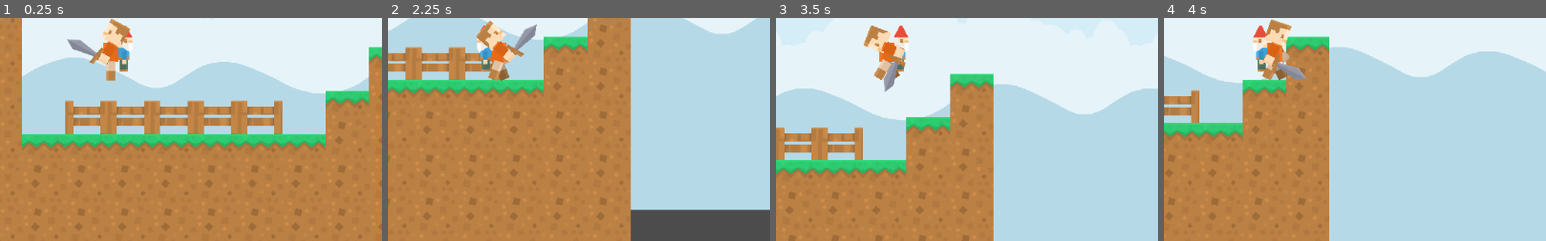
Above: before the commit, frames 1-4 (left to right).
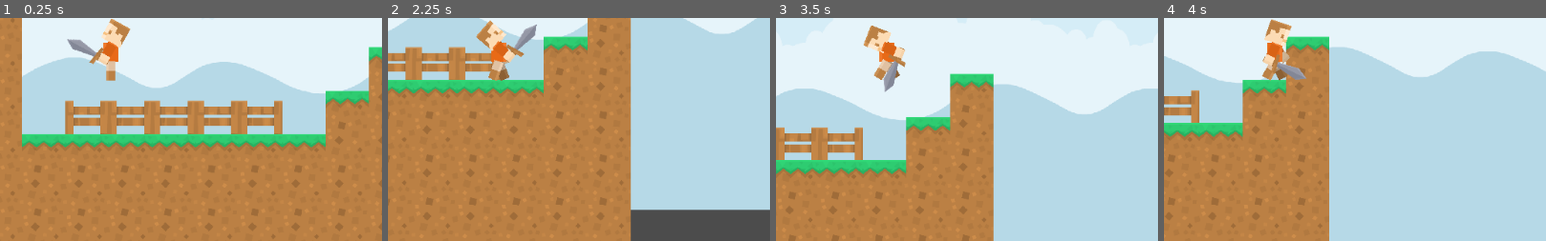
Above: after the commit, the same moments.

Repository: Kiel97/kenney-game-jam-2020
Game: Godot game, scene res://World.tscn
Same seed, same stepped clock (60 frames per second), same inputs: the game is played once before the commit and once after it.
Inputs (mouse positions are % of the whole screen's width and height, from its top left):
- Up to frame 1 (0.25 s): no input
- Up to frame 2 (2.25 s): move the mouse to (72, 45) at 0.52 s; hold D (right) 0.53-2.03 s; tap E (interact, bound only after the commit) at 0.6, 1.55, 2.1 s; tap Up (jump) at 0.77, 1.52 s; move the mouse to (30, 55) at 1.27 s; click (30, 55) at 1.35 s; move the mouse to (60, 28) at 2.02 s; hold Left (left) from 2.03 s (still down)
- Up to frame 3 (3.5 s): move the mouse to (45, 70) at 2.77 s; release Left (left) at 2.78 s; hold D (right) from 2.78 s (still down); tap E (interact, bound only after the commit) at 2.85 s; tap Up (jump) at 3.02 s
- Up to frame 4 (4 s): keep holding D (right); move the mouse to (80, 65) at 3.52 s; press the mouse at (80, 65) at 3.53 s; tap Up (jump) at 3.77 s; tap E (interact, bound only after the commit) at 3.8 s
The pictures show only the part of the screen within x 36-86%, y 42-92%; the shares and areas given below are measured in that part.

The runs differ from the first frame. In frame 1, 0.4% of the frame differs, in the area x 31-35%, y 3-25%; in frame 2, 0.3%; in frame 3, 0.3%; in frame 4, 0.5%, in the area x 23-27%, y 3-25%.

Commit message:
Added interaction raycast to player and allow him pickup gnome on his back

Diff:
--- a/Player.gd
+++ b/Player.gd
@@ -6,9 +6,14 @@
 
 onready var anim_player = $AnimationPlayer
 onready var attack_anim = $Body/ForeArm/AttackAnim
+onready var interact_raycast = $InteractRaycast
 
 var velocity : Vector2 = Vector2()
 var arm_look_at_mouse: bool = true
+var has_gnome: bool = false setget set_has_gnome
+
+func _ready() -> void:
+	self.has_gnome = false
 
 func _process(_delta: float) -> void:
 	var global_mouse_pos = get_global_mouse_position()
@@ -17,6 +22,19 @@
 
 	if arm_look_at_mouse:
 		$Body/ForeArm/RotationPoint/Sprite.look_at(global_mouse_pos)
+
+	interact_raycast.look_at(global_mouse_pos)
+	handle_interactions()
+
+func handle_interactions() -> void:
+	if interact_raycast.is_colliding():
+		var coll = interact_raycast.get_collider()
+		if coll.name == "Gnome":
+			# print("Press E to pick Gnome...")
+			if Input.is_action_just_pressed("interact"):
+				coll.queue_free()
+				self.has_gnome = true
+				# print("You picked up Gnome. You feel uneasy...")
 
 func _unhandled_input(event: InputEvent) -> void:
 		if event.is_action_pressed("attack") and not attack_anim.is_playing():
@@ -50,6 +68,10 @@
 func flip_sprites(is_right: bool) -> void:
 	$Body.scale = Vector2(1,1) if is_right else Vector2(-1,1)
 
+func set_has_gnome(value: bool) -> void:
+	has_gnome = value
+	$Body/Back.visible = value
+
 func _on_AttackAnim_animation_finished(anim_name: String) -> void:
 	if anim_name == "attack":
 		arm_look_at_mouse = true
--- a/Player.tscn
+++ b/Player.tscn
@@ -381,4 +381,9 @@
 __meta__ = {
 "_edit_lock_": true
 }
+
+[node name="InteractRaycast" type="RayCast2D" parent="."]
+enabled = true
+cast_to = Vector2( 150, 0 )
+collision_mask = 4
 [connection signal="animation_finished" from="Body/ForeArm/AttackAnim" to="." method="_on_AttackAnim_animation_finished"]
--- a/project.godot
+++ b/project.godot
@@ -68,6 +68,12 @@
 "events": [ Object(InputEventMouseButton,"resource_local_to_scene":false,"resource_name":"","device":0,"alt":false,"shi …(212 unchanged characters)…
  ]
 }
+interact={
+"deadzone": 0.5,
+"events": [ Object(InputEventKey,"resource_local_to_scene":false,"resource_name":"","device":0,"alt":false,"shift":false,"control":false,"meta":false,"command":false,"pressed":false,"scancode":69,"unicode":0,"echo":false,"script":null)
+, Object(InputEventMouseButton,"resource_local_to_scene":false,"resource_name":"","device":0,"alt":false,"shift":false,"control":false,"meta":false,"command":false,"button_mask":0,"position":Vector2( 0, 0 ),"global_position":Vector2( 0, 0 ),"factor":1.0,"button_index":2,"pressed":false,"doubleclick":false,"script":null)
+ ]
+}
 
 [layer_names]
 
